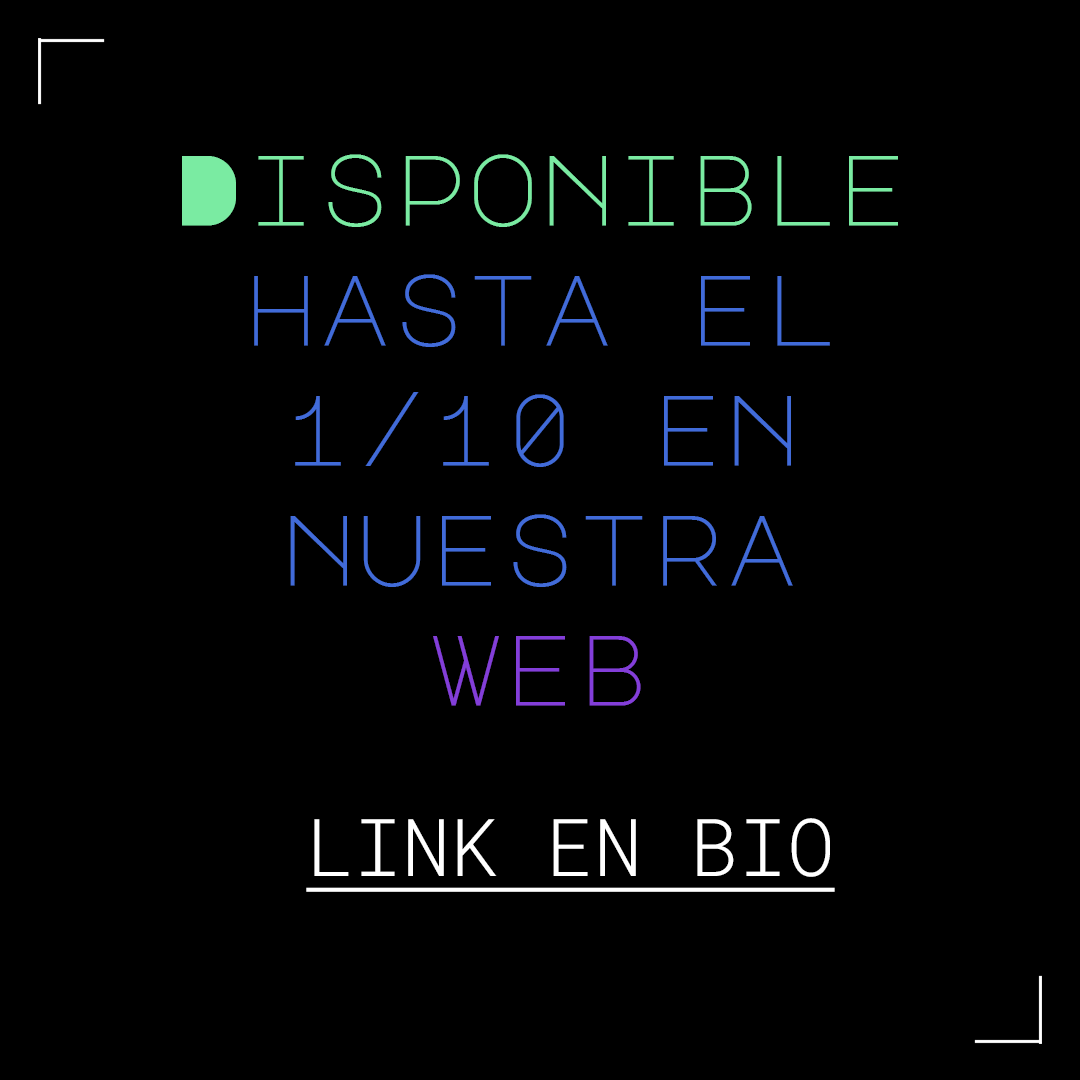
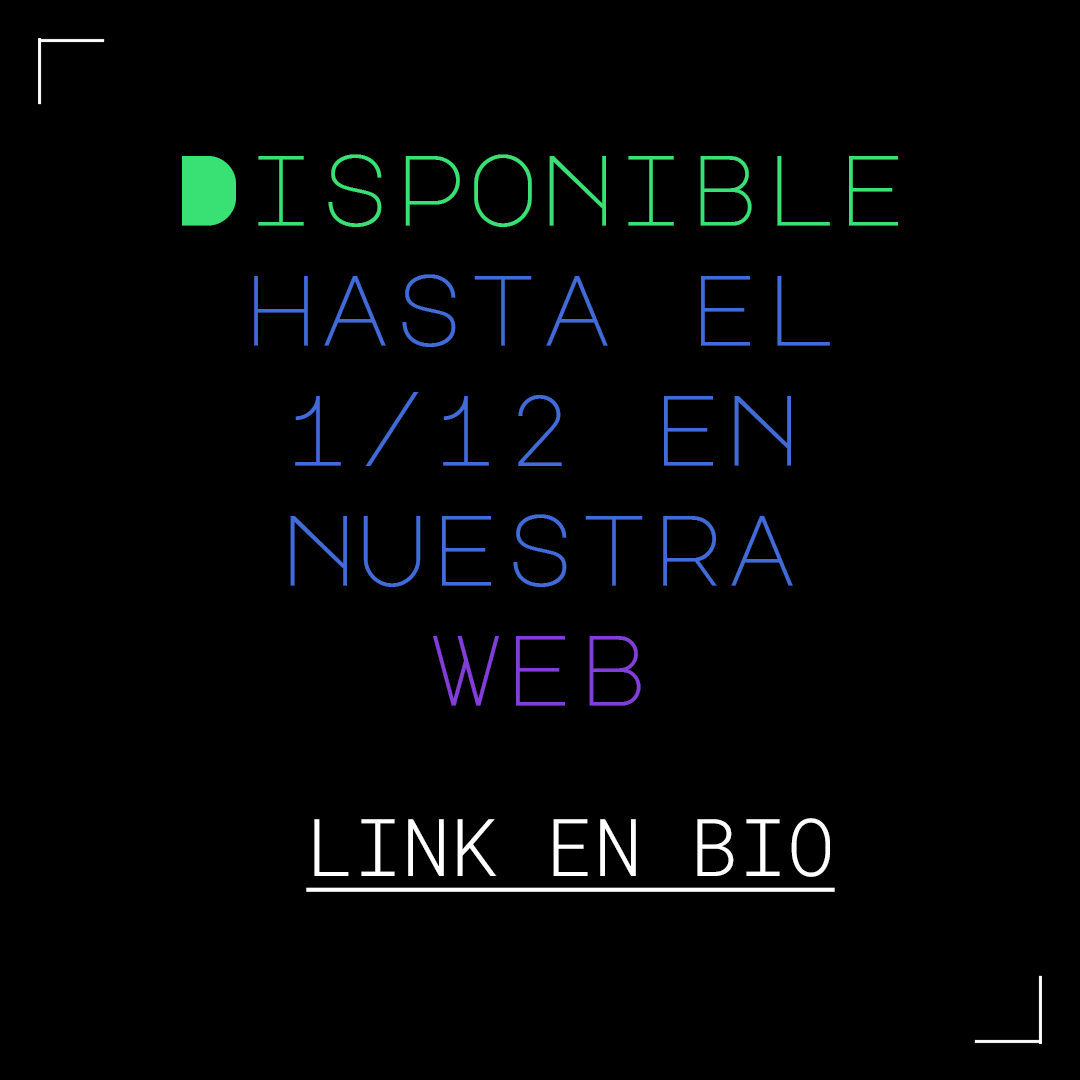
Layers edited between the first and the second 1080x1080 image:
renamed "Disponible hasta el 1/10 en nuestra web" to "Disponible hasta el 1/12 en nuestra web", painted on it over [182, 154, 898, 467]
